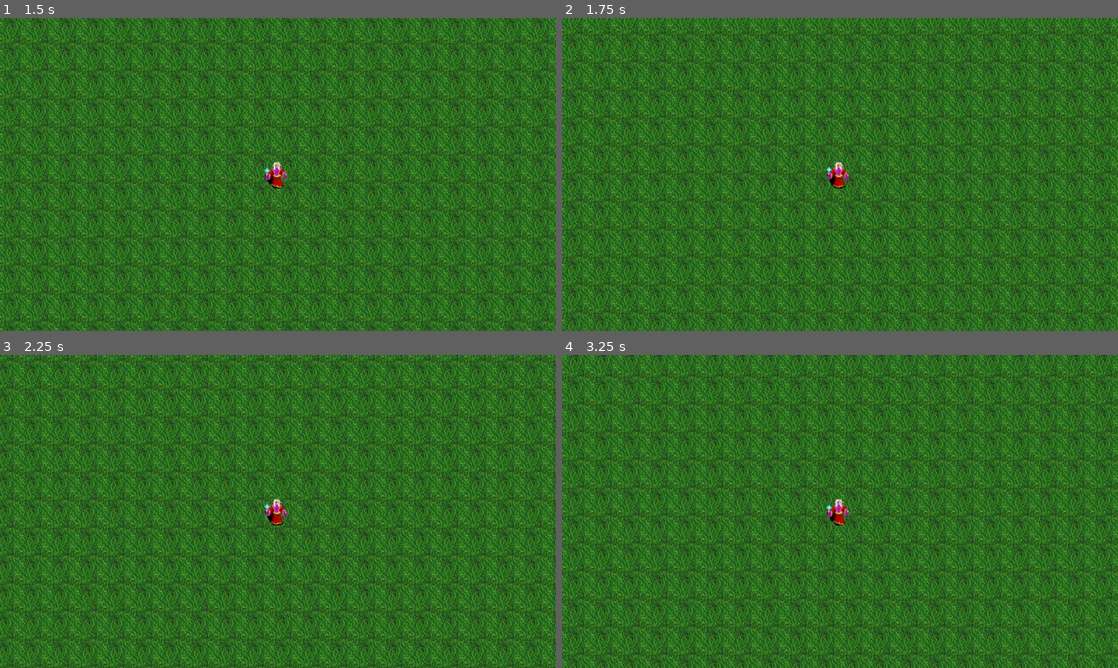
Above: before the commit, frames 1-4 (two rows, left to right).
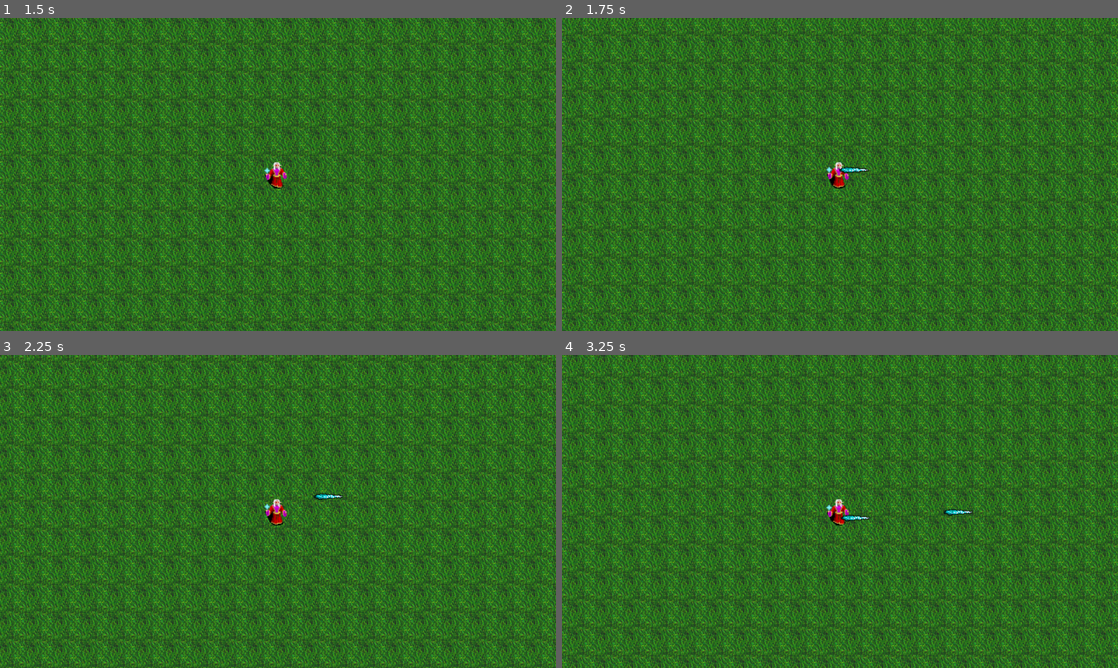
Above: after the commit, the same moments.

Repository: KamilGrzonka/Inzynierka
Game: Godot game, scene res://World/world.tscn
Same seed, same stepped clock (60 frames per second), same inputs: the game is played once before the commit and once after it.
Inputs:
- Up to frame 1 (1.5 s): tap Enter at 0.5 s; hold D (Right) 0.53-1.28 s; hold S (Down) from 1.28 s (still down)
- Up to frame 2 (1.75 s): keep holding S (Down)
- Up to frame 3 (2.25 s): release S (Down) at 2.03 s; hold D (Right) from 2.03 s (still down)
- Up to frame 4 (3.25 s): release D (Right) at 2.78 s; hold W (Up) from 2.78 s (still down)

Frame 1 is identical in both runs. In frame 2, less than 0.1% of the frame differs, in the area x 49-56%, y 47-50%; in frame 3, less than 0.1%; in frame 4, 0.2%, in the area x 50-74%, y 49-54%.

Commit message:
Naprawiono błędy, dodano strzelanie

Diff:
--- a/Gra Inzynierka/Enemy/enemy.gd
+++ b/Gra Inzynierka/Enemy/enemy.gd
@@ -6,7 +6,7 @@
 @onready var player = get_tree().get_first_node_in_group("Player") #checks first node in the group, the only node is player so it will track player
 func _ready(): #executes once at the begging
 	anim.play("walking") #starts animation
-func _physics_process(delta):
+func _physics_process(_delta):
 	var direction = global_position.direction_to(player.global_position) #direction is based on player's position
 	velocity=direction*movement_speed
 	move_and_slide()
@@ -16,8 +16,6 @@
 	elif direction.x < -0.1:
 		sprite.flip_h = false
 
-
-
 func _on_hurtbox_hurt(damage):
 	hp -= damage
 	if hp <= 0:
--- a/Gra Inzynierka/Enemy/enemy.tscn
+++ b/Gra Inzynierka/Enemy/enemy.tscn
@@ -54,6 +54,8 @@
 size = Vector2(22, 26)
 
 [node name="Enemy_kobold" type="CharacterBody2D"]
+collision_layer = 5
+collision_mask = 5
 motion_mode = 1
 script = ExtResource("1_kivb8")
 
--- /dev/null
+++ b/Gra Inzynierka/Player/Attack/ice_attack.gd
@@ -0,0 +1,36 @@
+extends Area2D
+
+var level = 1 #starting level of weapon
+var hp = 1 #amount of hits ice spear can take
+var speed = 100 #speed of the missle
+var damage = 5 #damage fo the attack
+var knockback = 100 #knockback value
+var attack_size = 1.0 #size of the attack
+
+var target = Vector2.ZERO
+var angle = Vector2.ZERO
+@onready var player = get_tree().get_first_node_in_group("player")
+
+func _ready():
+	angle = global_position.direction_to(target) #directing the angle to point at the target
+	rotation = angle.angle() + deg_to_rad(135) #returns the vector of radians
+	match level:
+		1:
+			hp = 1
+			speed = 100
+			damage = 5
+			knockback = 100
+			attack_size = 1.0
+
+func _physics_process(delta):
+	position += angle*speed*delta
+
+func enemy_hit(charge = 1):
+	hp -= charge
+	if hp < 0:
+		queue_free()
+
+
+func _on_timer_timeout():
+	# Usuwamy pocisk po czasie działania
+	queue_free()
--- /dev/null
+++ b/Gra Inzynierka/Player/Attack/ice_attack.tscn
@@ -0,0 +1,29 @@
+[gd_scene load_steps=4 format=3 uid="uid://dvomup8hqlpug"]
+
+[ext_resource type="Script" path="res://Player/Attack/ice_attack.gd" id="1_pfl8i"]
+[ext_resource type="Texture2D" uid="uid://crs14ycsqe06k" path="res://Textures/Items/Weapons/ice_spear.png" id="1_w238w"]
+
+[sub_resource type="RectangleShape2D" id="RectangleShape2D_whknw"]
+size = Vector2(8.48528, 35.3553)
+
+[node name="IceAttack" type="Area2D" groups=["attack"]]
+top_level = true
+collision_layer = 4
+collision_mask = 0
+script = ExtResource("1_pfl8i")
+
+[node name="Sprite2D" type="Sprite2D" parent="."]
+texture = ExtResource("1_w238w")
+
+[node name="CollisionShape2D" type="CollisionShape2D" parent="."]
+position = Vector2(0.5, -0.5)
+rotation = -0.785398
+shape = SubResource("RectangleShape2D_whknw")
+
+[node name="Timer" type="Timer" parent="."]
+wait_time = 10.0
+autostart = true
+
+[node name="sfx" type="AudioStreamPlayer" parent="."]
+
+[connection signal="timeout" from="Timer" to="." method="_on_timer_timeout"]
--- a/Gra Inzynierka/Player/player.gd
+++ b/Gra Inzynierka/Player/player.gd
@@ -3,7 +3,22 @@
 @onready var walkingTimer = get_node("walkingTimer") #get timer
 var movement_speed = 40.0
 var hp = 100
-func _physics_process(delta): #once every 60th frame, checks what key is being pressed and
+#attack
+var iceSpear = preload("res://Player/Attack/ice_attack.tscn")
+@onready var iceSpearTimer = get_node("Attack/IceSpearTimer")
+@onready var iceSpearAttackTimer = get_node("Attack/IceSpearTimer/IceSpreatAttackTimer")
+#ice spear
+var ice_spear_ammo = 0
+var ice_spear_base_ammo = 1
+var ice_spear_attack_speed = 1.5
+var ice_spear_level = 1
+#enemy
+var enemy_close = []
+
+func _ready():
+	attack()
+
+func _physics_process(_delta): #once every 60th frame, checks what key is being pressed and
 	movement()
 
 func movement():
@@ -24,7 +39,47 @@
 	velocity = move.normalized()*movement_speed #making sure that movement speed is same in every direction
 	move_and_slide()
 
+func attack():
+	if ice_spear_level > 0:
+		# Timer działa w pętli dla regularnych ataków
+		iceSpearTimer.wait_time = ice_spear_attack_speed
+		iceSpearTimer.start()
+
 
 func _on_hurtbox_hurt(damage):
 	hp -= damage #player takes damage
 	print(hp)
+
+
+func _on_ice_spear_timer_timeout():
+	ice_spear_ammo += ice_spear_base_ammo
+	# Rozpocznij atak tylko, jeśli jest dostępna amunicja
+	if ice_spear_ammo > 0:
+		_start_attack_cycle()
+
+func _start_attack_cycle():
+	if ice_spear_ammo > 0:
+		iceSpearAttackTimer.start()
+
+
+func _on_ice_spreat_attack_timer_timeout():
+	if ice_spear_ammo > 0:
+		var ice_spear_attack = iceSpear.instantiate()
+		ice_spear_attack.position = position
+		ice_spear_attack.target = get_random_target()
+		ice_spear_attack.level = ice_spear_level
+		add_child(ice_spear_attack)
+		ice_spear_ammo -= 1
+func get_random_target():
+	if enemy_close.size() > 0:
+		return enemy_close.pick_random().global_position
+	else:
+		# Wybierz domyślny cel jako pozycję odległą od gracza
+		return global_position + Vector2(100, 0).rotated(rotation)
+func _on_detection_area_body_entered(body):
+	if not enemy_close.has(body):
+		enemy_close.append(body)
+
+func _on_detection_area_body_exited(body):
+	if enemy_close.has(body):
+		enemy_close.erase(body)
--- a/Gra Inzynierka/Player/player.tscn
+++ b/Gra Inzynierka/Player/player.tscn
@@ -10,6 +10,9 @@
 
 [sub_resource type="RectangleShape2D" id="RectangleShape2D_lil5g"]
 size = Vector2(10, 20)
+
+[sub_resource type="CircleShape2D" id="CircleShape2D_vlm2q"]
+radius = 366.58
 
 [node name="Player" type="CharacterBody2D" groups=["Player"]]
 motion_mode = 1
@@ -39,6 +42,26 @@
 position = Vector2(2, 2)
 shape = SubResource("RectangleShape2D_lil5g")
 
+[node name="Attack" type="Node2D" parent="."]
+
+[node name="IceSpearTimer" type="Timer" parent="Attack"]
+wait_time = 1.5
+
+[node name="IceSpreatAttackTimer" type="Timer" parent="Attack/IceSpearTimer"]
+wait_time = 0.075
+
+[node name="DetectionArea" type="Area2D" parent="."]
+collision_layer = 4
+collision_mask = 4
+monitorable = false
+
+[node name="CollisionShape2D" type="CollisionShape2D" parent="DetectionArea"]
+shape = SubResource("CircleShape2D_vlm2q")
+
 [connection signal="hurt" from="Hurtbox" to="." method="_on_hurtbox_hurt"]
+[connection signal="timeout" from="Attack/IceSpearTimer" to="." method="_on_ice_spear_timer_timeout"]
+[connection signal="timeout" from="Attack/IceSpearTimer/IceSpreatAttackTimer" to="." method="_on_ice_spreat_attack_timer_timeout"]
+[connection signal="body_entered" from="DetectionArea" to="." method="_on_detection_area_body_entered"]
+[connection signal="body_exited" from="DetectionArea" to="." method="_on_detection_area_body_exited"]
 
 [editable path="Hurtbox"]
--- a/Gra Inzynierka/Utilities/Spawner/spawn_info.gd
+++ b/Gra Inzynierka/Utilities/Spawner/spawn_info.gd
@@ -3,9 +3,9 @@
 class_name Spawn_info #class name so we can reference this later as a class
 
 @export var time_start:int #telling the program what the expected type is
-@export var time_end:int
-@export var enemy:Resource
-@export var enemy_number:int
-@export var enemy_spawn_delay:int
+@export var time_end:int #when to spawn
+@export var enemy:Resource #what enemy spawns
+@export var enemy_number:int #number of enemies that spawn
+@export var enemy_spawn_delay:int #seconds of delay between spawns
 
-var spawn_delay_counter = 0
+var spawn_delay_counter = 0 #tracks the delay seconds
--- a/Gra Inzynierka/Utilities/Spawner/spawner.gd
+++ b/Gra Inzynierka/Utilities/Spawner/spawner.gd
@@ -7,47 +7,47 @@
 
 
 func _on_timer_timeout():
-	time += 1
+	time += 1 #increase timer by 1
 	var enemy_spawns = spawns #enemy_spawns equlas spawn_info array
-	for i in enemy_spawns:
-		if time >= i.time_start and time <= i.time_end:
-			if i.spawn_delay_counter < i.enemy_spawn_delay:
-				i.spawn_delay_counter +=1
+	for i in enemy_spawns: #program goes through the enemy array
+		if time >= i.time_start and time <= i.time_end: #between time_start and time_end
+			if i.spawn_delay_counter < i.enemy_spawn_delay: #check if there is delay
+				i.spawn_delay_counter +=1 #increase counter by 1 for the next time
 			else:
-				i.spawn_delay_counter = 0
-				var new_enemy = load(str(i.enemy.resource_path))
+				i.spawn_delay_counter = 0 #reset the delay counter
+				var new_enemy = i.enemy
 				var counter = 0
-				while counter < i.enemy_number:
-					var enemy_spawn = new_enemy.instantiate()
-					enemy_spawn.global_position = get_random_position()
+				while counter < i.enemy_number: #spawn enemies
+					var enemy_spawn = new_enemy.instantiate() #create instance of packed scene
+					enemy_spawn.global_position = get_random_position() #set global_position
 					add_child(enemy_spawn) #adding enemy to the world
-					counter += 1
+					counter += 1 #increase until all enemies are spawned
 
 
 
 func get_random_position():
-	var vpr = get_viewport_rect().size * randf_range(1.1, 1.4)
-	var top_left = Vector2(player.global_position.x - vpr.x/2, player.global_position.y - vpr.y/2)
+	var vpr = get_viewport_rect().size * randf_range(1.1, 1.4) #it takes view port size and multiplies it slightly so it is a bit bigger than view port
+	var top_left = Vector2(player.global_position.x - vpr.x/2, player.global_position.y - vpr.y/2) #set corners
 	var top_right = Vector2(player.global_position.x + vpr.x/2, player.global_position.y - vpr.y/2)
 	var bot_left = Vector2(player.global_position.x - vpr.x/2, player.global_position.y + vpr.y/2)
 	var bot_right = Vector2(player.global_position.x + vpr.x/2, player.global_position.y + vpr.y/2)
-	var position_side = ["up", "down", "left", "right"].pick_random()
+	var position_side = ["up", "down", "left", "right"].pick_random() #picks random value
 	var spawn_pos1 = Vector2.ZERO
 	var spawn_pos2 = Vector2.ZERO
-
+	#picks a side
 	match position_side:
-		"up":
+		"up": #enemy spawns in random place above the player
 			spawn_pos1 = top_left
 			spawn_pos2 = top_right
-		"down":
+		"down": #enemy spawns in random place below the player
 			spawn_pos1 = bot_left
 			spawn_pos2 = bot_right
-		"left":
+		"left": #enemy spawns in random place on the left side
 			spawn_pos1 = top_left
 			spawn_pos2 = bot_left
-		"right":
+		"right": #enemy spawns in random place on the right side
 			spawn_pos1 = top_right
 			spawn_pos2 = bot_right
 	var x_spawn = randf_range(spawn_pos1.x, spawn_pos2.x)
-	var y_spawn = randf_range(spawn_pos1.y, spawn_pos2.y)
-	return Vector2(x_spawn, y_spawn)
+	var y_spawn = randf_range(spawn_pos1.y, spawn_pos2.y) #get value between the points
+	return Vector2(x_spawn, y_spawn) #return vector2
--- a/Gra Inzynierka/project.godot
+++ b/Gra Inzynierka/project.godot
@@ -10,7 +10,7 @@
 
 [application]
 
-config/name="Survivors Clone"
+config/name="Gra w stylu Vampire Survivors"
 run/main_scene="res://World/world.tscn"
 config/features=PackedStringArray("4.2", "Mobile")
 config/icon="res://icon.svg"
Not shown: 1 places in Gra Inzynierka/Player/player.tscn that only renumber resources
